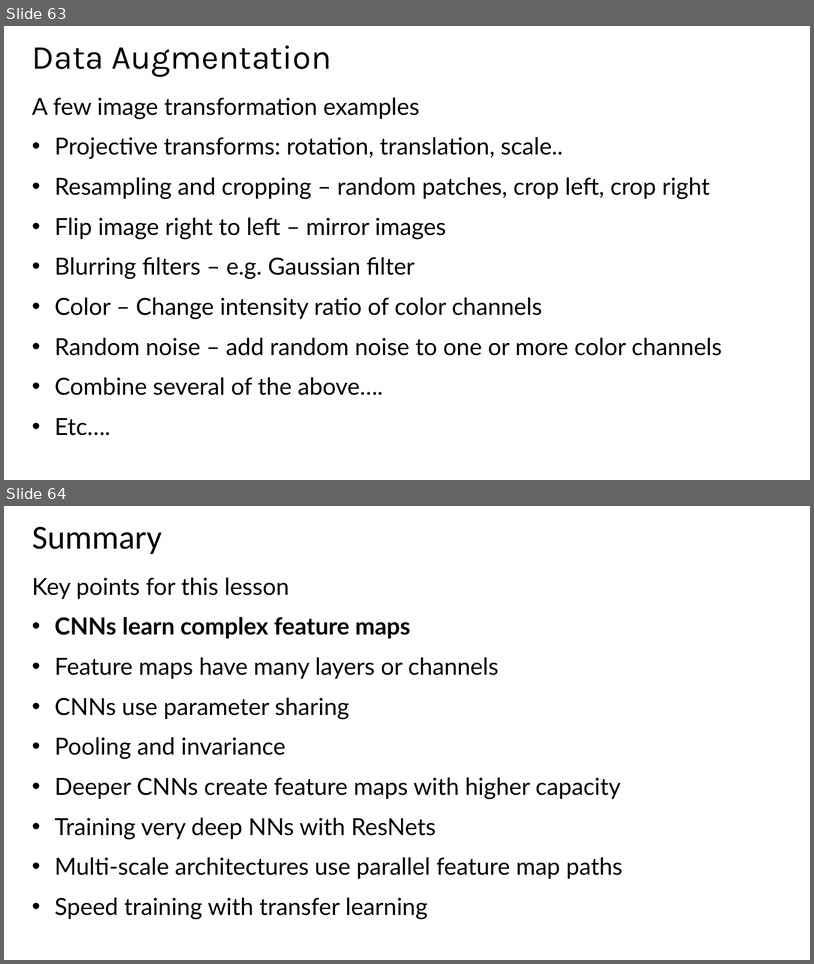
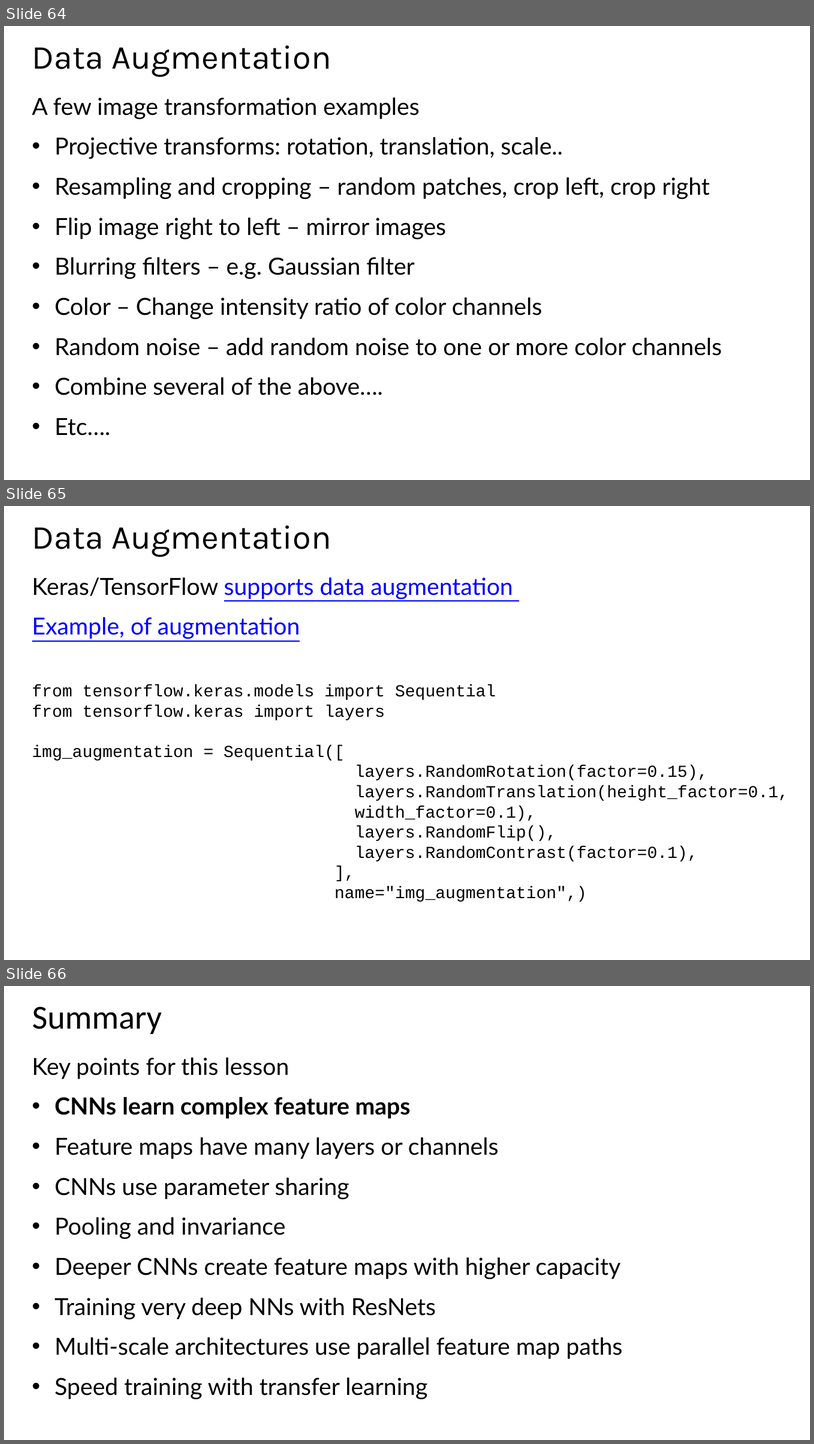
Before and after one commit to StephenElston/CSCI-E25, a slide deck: Slides/6_ConvolutionalNNs.pptx. Shown one above the other, each under a label of ours: slides 63 and 64 before the commit, slides 64, 65 and 66 after it. The pictures are 814x964 and 814x1444 pixels, drawn with LibreOffice and Linux fonts; fonts in the diff are those of the drawing. Boxes give left, top, right and bottom in pixels: in the first picture for what was removed or moved away, otherwise in the second. Text is boxed around its words. In the diff, an @@ line names an element or a change of style, - is before the commit and + after.

```diff
--- a/Slides/6_ConvolutionalNNs.pptx
+++ b/Slides/6_ConvolutionalNNs.pptx
@@ slide 65 added at bbox=[4, 506, 810, 960], background #FFFFFF @@
@@ title added at bbox=[32, 525, 332, 557], 40 pt, text #000000 @@
+Data Augmentation
@@ text added at bbox=[32, 577, 789, 901], 20 pt, text #000000 @@
+Keras/TensorFlow supports data augmentation
+Example, of augmentation
+from tensorflow.keras.models import Sequential
+from tensorflow.keras import layers
+img_augmentation = Sequential([
+layers.RandomRotation(factor=0.15),
+layers.RandomTranslation(height_factor=0.1,
+width_factor=0.1),
+layers.RandomFlip(),
+layers.RandomContrast(factor=0.1),
+],
+name="img_augmentation",)
@@ what was slide 63 is now slide 64 @@
@@ what was slide 64 is now slide 66 @@
```
Also in this commit, not shown: 1 slide changed, 1 other slide added.
